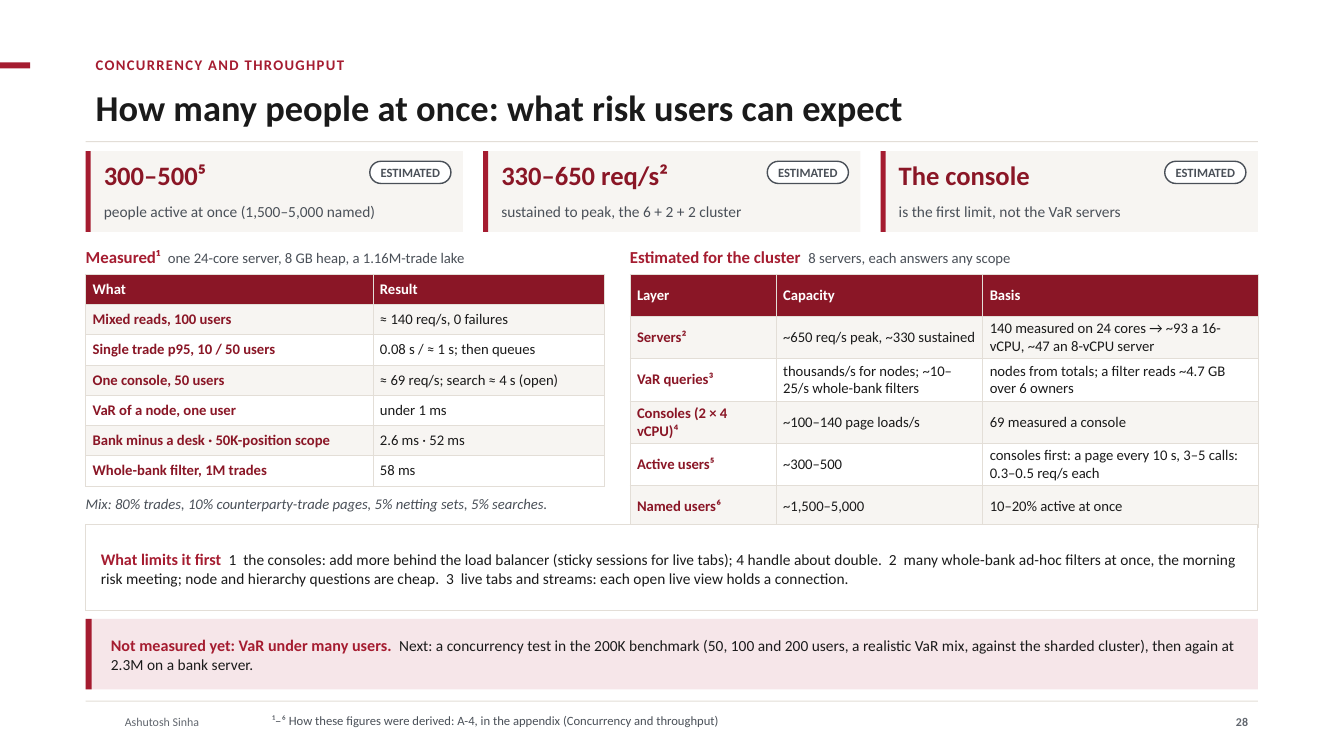
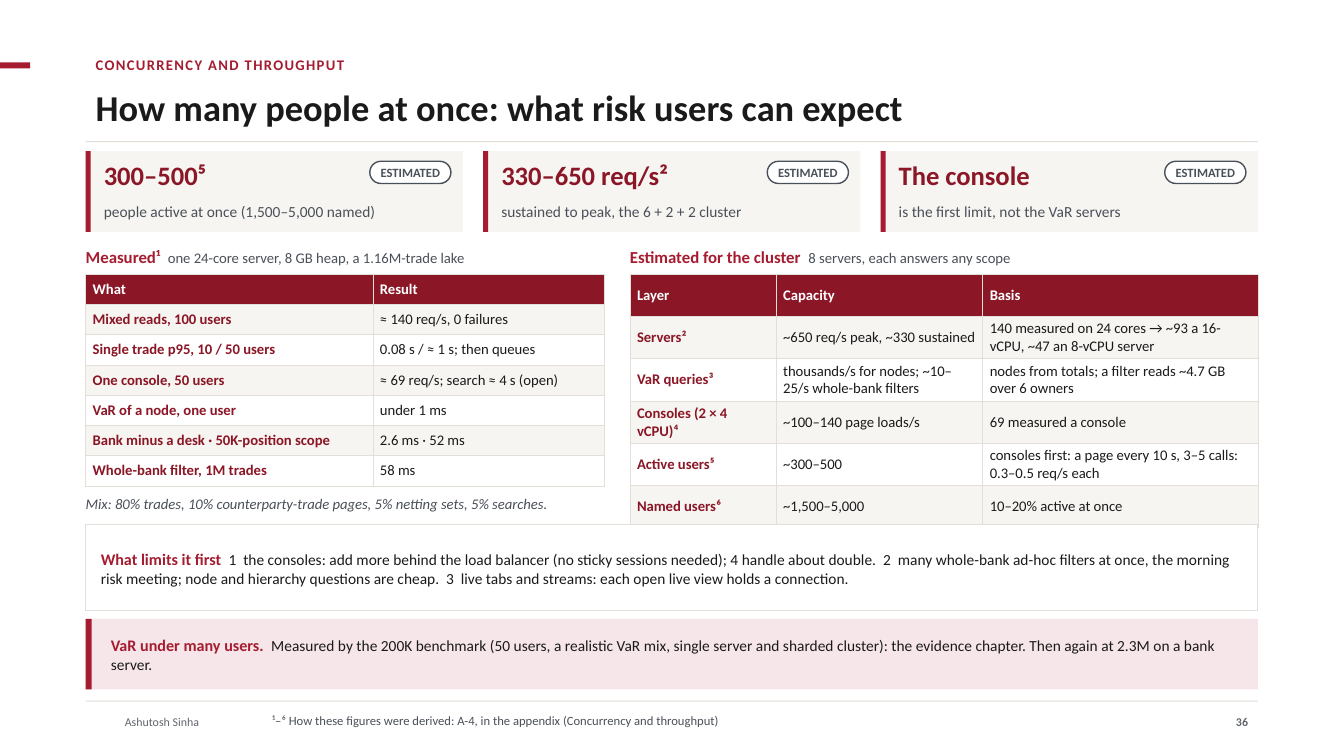
Before and after one commit to ajsinha/drishti, a slide deck: slide 36 of docs/publications/Drishti-VaR-Engine.pptx (slide 28 before the commit). Drawn at 1344x756 pixels with LibreOffice and Linux fonts; fonts in the diff are those of the drawing; background and template pictures are left out. Boxes give left, top, right and bottom in pixels: in the first picture for what was removed or moved away, otherwise in the second. Text is boxed around its words. In the diff, an @@ line names an element or a change of style, - is before the commit and + after.

Commit message:
Cluster deployment: three machines on premises and on AWS (why three, what is shared, failover, sizing 200K to 10M, bill of materials, AWS reference and monthly cost); the three decks carry it

```diff
--- a/docs/publications/Drishti-VaR-Engine.pptx
+++ b/docs/publications/Drishti-VaR-Engine.pptx
@@ text at [101, 553, 1230, 587]: text changed @@
-What limits it first 1 the consoles: add more behind the load balancer (sticky sessions for live tabs); 4 handle about double. 2 many whole-bank ad-hoc filters at once, the morning risk meeting; node and hierarchy questions are cheap. 3 live tabs and streams: each open live view holds a connection.
+What limits it first 1 the consoles: add more behind the load balancer (no sticky sessions needed); 4 handle about double. 2 many whole-bank ad-hoc filters at once, the morning risk meeting; node and hierarchy questions are cheap. 3 live tabs and streams: each open live view holds a connection.
@@ text at [111, 639, 1215, 670]: text changed @@
-Not measured yet: VaR under many users. Next: a concurrency test in the 200K benchmark (50, 100 and 200 users, a realistic VaR mix, against the sharded cluster), then again at 2.3M on a bank server.
+VaR under many users. Measured by the 200K benchmark (50 users, a realistic VaR mix, single server and sharded cluster): the evidence chapter. Then again at 2.3M on a bank server.
```
Also in this commit, not shown: 24 other slides changed, 14 slides added, 1 slide removed, 7 other files.
